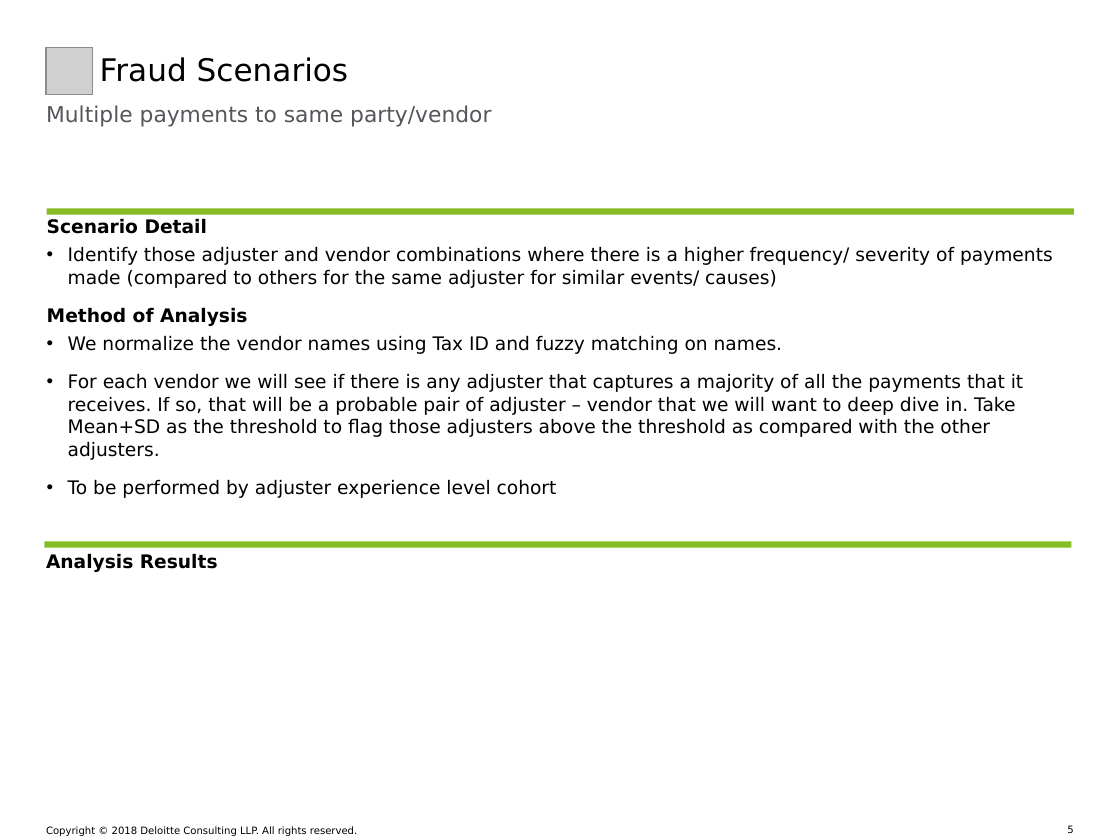
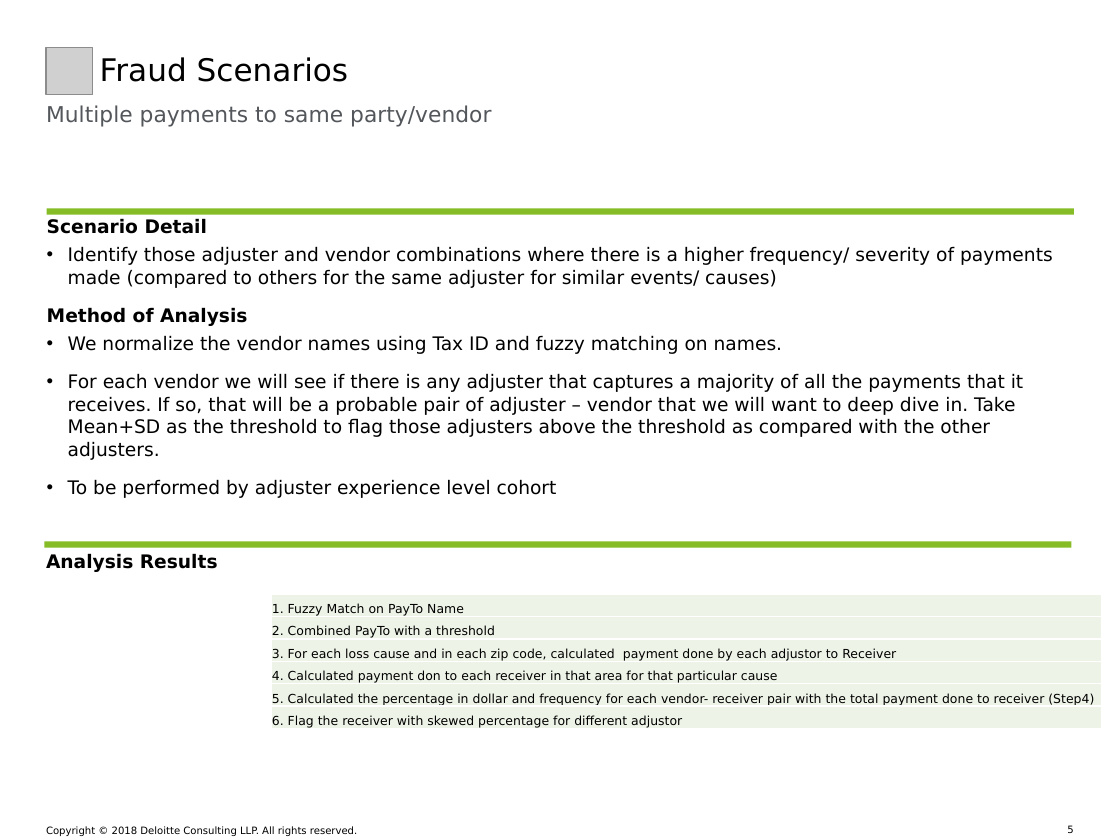
Before and after one commit to DeloitteAM/AmericanM, a slide deck: slide 5 of 08.Miscelleneous/AMIG_Fraud Scenarios_v7.pptx. Drawn at 1120x840 pixels with LibreOffice and Linux fonts; fonts in the diff are those of the drawing; grey boxes stand for pictures. Boxes give left, top, right and bottom in pixels: in the first picture for what was removed or moved away, otherwise in the second. Text is boxed around its words. In the diff, an @@ line names an element or a change of style, - is before the commit and + after.

```diff
--- a/08.Miscelleneous/AMIG_Fraud Scenarios_v7.pptx
+++ b/08.Miscelleneous/AMIG_Fraud Scenarios_v7.pptx
@@ table added at <box>271,594,1102,732</box>, 6 rows, 1 columns @@
+1. Fuzzy Match on PayTo Name
+2. Combined PayTo with a threshold
+3. For each loss cause and in each zip code, calculated payment done by each adjustor to Receiver
+4. Calculated payment don to each receiver in that area for that particular cause
+5. Calculated the percentage in dollar and frequency for each vendor- receiver pair with the total payment done to receiver (Step4)
+6. Flag the receiver with skewed percentage for different adjustor
```
Also in this commit, not shown: 2 other files.
